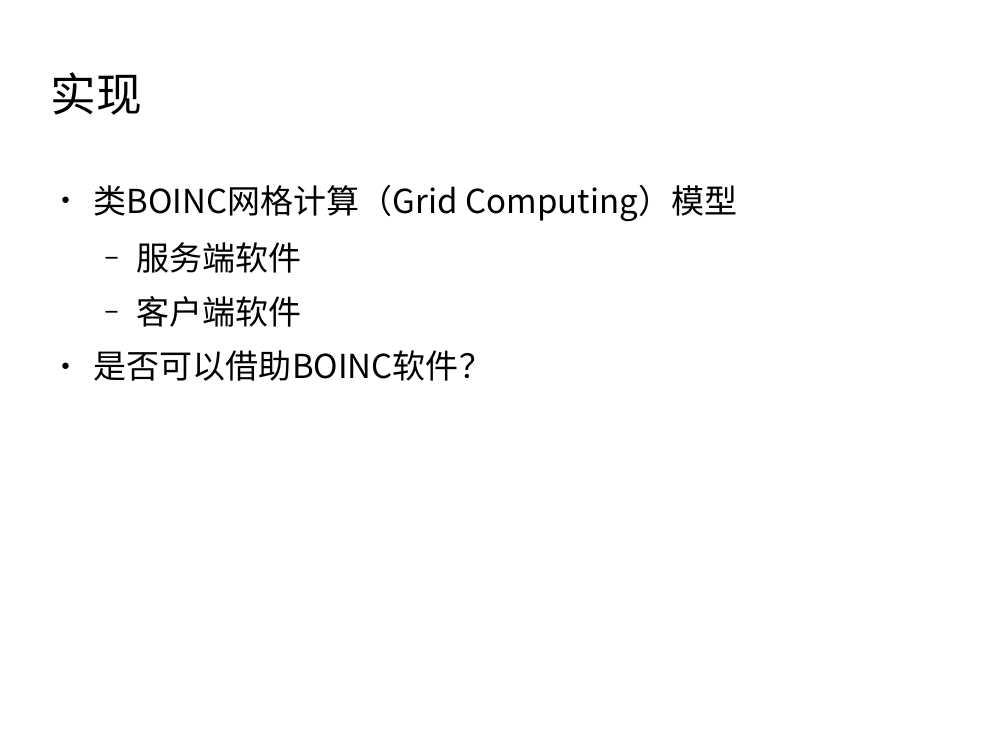
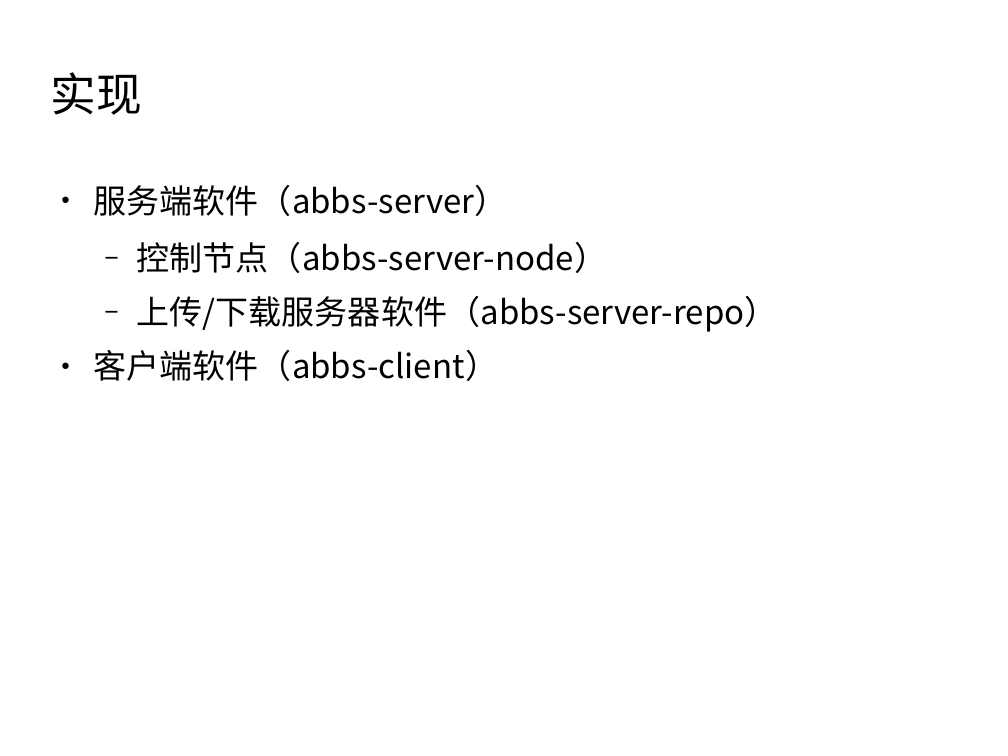
Before and after one commit to jyhi/draft-dabbs, a slide deck: slide 4 of distributed-abbs.odp. Drawn at 1008x756 pixels with LibreOffice and Linux fonts; fonts in the diff are those of the drawing; background and template pictures are left out. Boxes give left, top, right and bottom in pixels: in the first picture for what was removed or moved away, otherwise in the second. Text is boxed around its words. In the diff, an @@ line names an element or a change of style, - is before the commit and + after.

```diff
--- a/distributed-abbs.odp
+++ b/distributed-abbs.odp
@@ text at (x1=94, y1=185, x2=778, y2=381): text changed @@
-● 类BOINC网格计算（Grid Computing）模型
-  − 服务端软件
-  − 客户端软件
-● 是否可以借助BOINC软件？
+● 服务端软件（abbs-server）
+  − 控制节点（abbs-server-node）
+  − 上传/下载服务器软件（abbs-server-repo）
+● 客户端软件（abbs-client）
```
Also in this commit, not shown: 1 other slide changed, 4 slides added, 2 slides removed, 5 other files.
